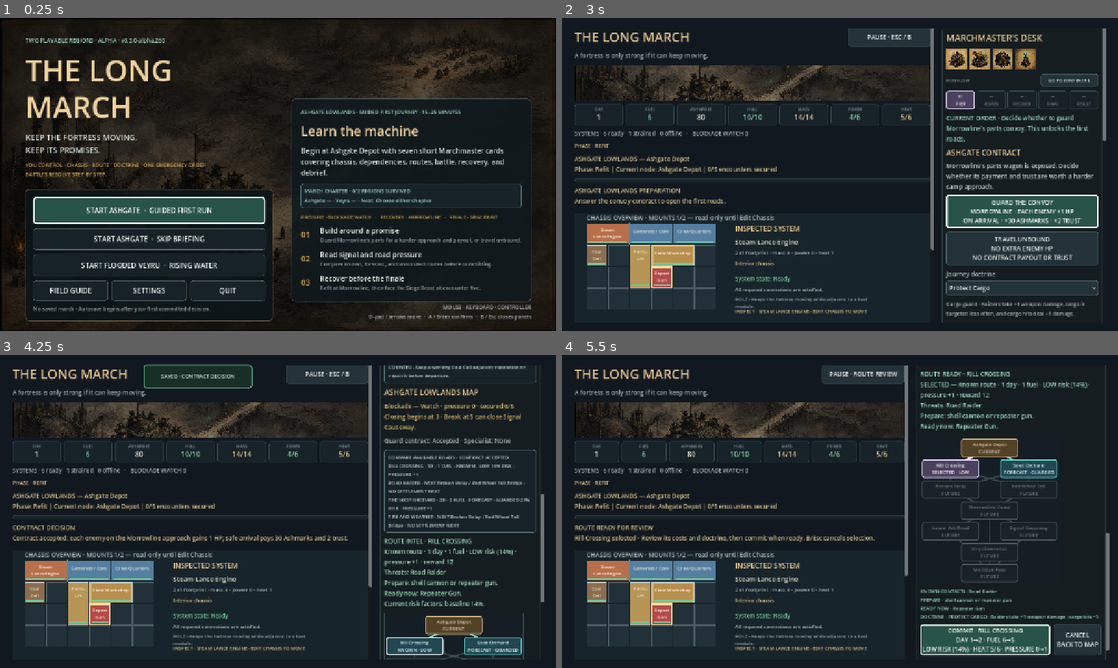
Above: before the commit, frames 1-4 (two rows, left to right).
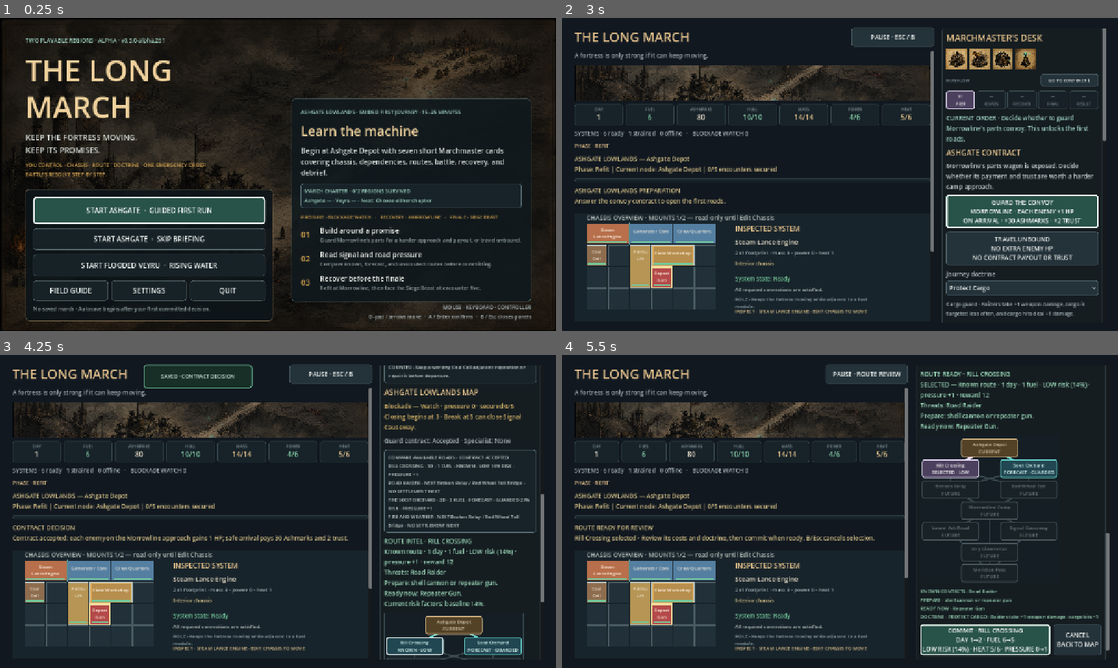
Above: after the commit, the same moments.

Repository: raphaelroshan/the-long-march
Game: Godot game, scene res://scenes/App.tscn
The game is run twice, just before and just after one commit, with the same random seed, the same clock (stepped at 60 frames per second) and the same inputs.
Inputs:
- Up to frame 1 (0.25 s): no input
- Up to frame 2 (3 s): click "START ASHGATE · GUIDED FIRST …" at 0.5 s; click "GO TO CONTRACT ↓" at 1.25 s; click "GO TO CONTRACT ↓" at 2 s; click "SKIP FOR THIS RUN" at 2.75 s
- Up to frame 3 (4.25 s): click "GUARD THE CONVOY MORROWLINE ·…" at 3.5 s
- Up to frame 4 (5.5 s): click "Rill Crossing KNOWN · LOW" at 4.25 s; click "Rill Crossing SELECTED · LOW" at 5 s

The runs differ from the first frame. In frame 1, less than 0.1% of the frame differs, in the area x 29-30%, y 6-8%; in frame 2, 0.2%; in frame 3, 0.2%; in frame 4, 0.2%, in the area x 46-63%, y 3-72%.

Commit message:
fix: keep pause visible during stage scrolling
Separate the stage header from scrolling evidence so chassis focus cannot hide the pointer-accessible session control.

Diff:
--- a/project.godot
+++ b/project.godot
@@ -4,7 +4,7 @@
 
 [application]
 config/name="The Long March"
-config/version="0.3.0-alpha.260"
+config/version="0.3.0-alpha.261"
 run/main_scene="res://scenes/App.tscn"
 config/features=PackedStringArray("4.4", "GL Compatibility")
 
--- a/src/ui/main.gd
+++ b/src/ui/main.gd
@@ -542,21 +542,16 @@
 	columns.add_theme_constant_override("separation", 18)
 	margin.add_child(columns)
 
-	left_scroll = ScrollContainer.new()
-	left_scroll.size_flags_horizontal = Control.SIZE_EXPAND_FILL
-	left_scroll.size_flags_vertical = Control.SIZE_EXPAND_FILL
-	left_scroll.horizontal_scroll_mode = ScrollContainer.SCROLL_MODE_DISABLED
-	columns.add_child(left_scroll)
-
-	var left := VBoxContainer.new()
-	left.custom_minimum_size = Vector2(760, 760)
-	left.size_flags_horizontal = Control.SIZE_EXPAND_FILL
-	left.add_theme_constant_override("separation", 10)
-	left_scroll.add_child(left)
+	var left_column := VBoxContainer.new()
+	left_column.custom_minimum_size = Vector2(760, 0)
+	left_column.size_flags_horizontal = Control.SIZE_EXPAND_FILL
+	left_column.size_flags_vertical = Control.SIZE_EXPAND_FILL
+	left_column.add_theme_constant_override("separation", 10)
+	columns.add_child(left_column)
 
 	var header := HBoxContainer.new()
 	header.add_theme_constant_override("separation", 12)
-	left.add_child(header)
+	left_column.add_child(header)
 	var title := Label.new()
 	title.text = "THE LONG MARCH"
 	title.size_flags_horizontal = Control.SIZE_EXPAND_FILL
@@ -569,6 +564,18 @@
 	pause_button.tooltip_text = "Pause the march to save, review the briefing, change settings, restart, or return to the title."
 	pause_button.pressed.connect(func() -> void: pause_requested.emit())
 	header.add_child(pause_button)
+
+	left_scroll = ScrollContainer.new()
+	left_scroll.size_flags_horizontal = Control.SIZE_EXPAND_FILL
+	left_scroll.size_flags_vertical = Control.SIZE_EXPAND_FILL
+	left_scroll.horizontal_scroll_mode = ScrollContainer.SCROLL_MODE_DISABLED
+	left_column.add_child(left_scroll)
+
+	var left := VBoxContainer.new()
+	left.custom_minimum_size = Vector2(760, 0)
+	left.size_flags_horizontal = Control.SIZE_EXPAND_FILL
+	left.add_theme_constant_override("separation", 10)
+	left_scroll.add_child(left)
 
 	subtitle_label = Label.new()
 	subtitle_label.text = "A fortress is only strong if it can keep moving."
@@ -2627,7 +2634,7 @@
 	var is_refit_phase := state.phase in ["refit", "settlement"]
 	var is_battle_phase := state.phase in ["battle", "final_battle"]
 	subtitle_label.visible = not is_battle_phase
-	journey_banner.visible = not is_battle_phase
+	journey_banner.visible = not is_battle_phase and state.phase != "results"
 	asset_row.visible = state.phase in ["refit", "battle", "final_battle"]
 	_refresh_run_flow_tracker()
 	results_group.visible = state.phase == "results"
--- a/tests/test_prototype_flow.gd
+++ b/tests/test_prototype_flow.gd
@@ -246,6 +246,7 @@
 	await process_frame
 	game._refresh_ui()
 	_expect(game.fortress_panel.has_focus() and game.fortress_panel.cursor_cell == game.selected_module_cell and game.fort …(241 unchanged characters)…
+	_expect(not game.left_scroll.is_ancestor_of(game.pause_button) and game.get_global_rect().encloses(game.pause_button.get_global_rect()), "active chassis editing should keep the fixed pointer-accessible Pause action outside the evidence scroll")
 	_expect(game.pause_button.text.contains("CHASSIS ACTIVE") and game.pause_button.tooltip_text.contains("leaves chassis inspection first"), "the persistent pause action should not claim that B or Escape pauses while chassis controls own cancel")
 	_expect(game.left_scroll.get_global_rect().encloses(game.fortress_panel.get_global_rect()), "entering chassis edit mode should reveal the complete grid")
 	_expect(game.fortress_panel.placement_status_text().begins_with("SELECTED") and game.fortress_panel.placement_status_text().contains("STEAM LANCE ENGINE"), "the chassis should identify the selected module under its cursor")
@@ -404,6 +405,7 @@
 	game.combat_inspect_button.pressed.emit()
 	await process_frame
 	_expect(game.fortress_panel.has_focus() and game.fortress_panel.interaction_heading().contains("CHASSIS INSPECTION") and not game.fortress_panel.interaction_heading().contains("EDIT MODE"), "the combat inspection action should enter a clearly named non-refit chassis mode")
+	_expect(game.get_global_rect().encloses(game.pause_button.get_global_rect()), "battle chassis inspection should keep the fixed pointer-accessible Pause action visible")
 	game.fortress_panel.cursor_cell = Vector2i(0, 1)
 	var battle_chassis_select := InputEventAction.new()
 	battle_chassis_select.action = "ui_accept"
@@ -788,7 +790,7 @@
 	await process_frame
 	_expect(game.state.phase == "results" and game.state.run_complete and game.state.campaign_encounters_completed == 5, "the five-encounter campaign should produce a completed run")
 	_expect(game.current_run_flow_step == 4 and game.run_flow_labels[4].text.contains("RESULT"), "the completed run should finish the stage tracker")
-	_expect(game.results_group.visible and game.results_inspect …(81 unchanged characters)… le and game.results_title_button.visible, "results should expose final chassis review, onward, replay, and return-to-title actions")
+	_expect(game.results_group.visible and game.results_inspect …(81 unchanged characters)… le and game.results_title_button.visible and not game.journey_banner.visible, "results should expose final chassis review and follow-up actions while retiring the completed journey's decorative banner")
 	_expect(game.results_heading.text == "MARCH DEBRIEF" and game.guidance_label.text.begins_with("DEBRIEF"), "the result frame should remain neutral enough to describe both successful crossings and terminal failures")
 	_expect(game.results_inspect_button.has_focus() and game.current_order_button.text == "GO TO CHASSIS REVIEW ↓" and gam …(216 unchanged characters)…
 	_expect(game.right_scroll.get_global_rect().encloses(game.results_heading.get_global_rect()) and game.right_scroll.get …(189 unchanged characters)…
@@ -798,7 +800,9 @@
 	_expect(game.results_inspect_button.has_focus(), "Go to Chassis Review should focus the debrief's first interpretation action without opening it")
 	game.results_inspect_button.pressed.emit()
 	await process_frame
+	await process_frame
 	_expect(game.fortress_panel.has_focus() and game.fortress_panel.interaction_heading().contains("CHASSIS REVIEW") and g …(584 unchanged characters)…
+	_expect(game.get_global_rect().encloses(game.pause_button.get_global_rect()) and game.left_scroll.get_global_rect().encloses(game.fortress_panel.get_global_rect()), "active final chassis review should keep both the fixed Pause action and complete inspector visible at 720p")
 	var result_chassis_select := InputEventAction.new()
 	result_chassis_select.action = "ui_accept"
 	result_chassis_select.pressed = true
--- a/tools/ci_manifest.json
+++ b/tools/ci_manifest.json
@@ -1,7 +1,7 @@
 {
   "slug": "the-long-march",
   "display_name": "The Long March",
-  "prototype_version": "0.3.0-alpha.260",
+  "prototype_version": "0.3.0-alpha.261",
   "playtest_ready": true,
   "godot_test": "res://tests/test_fortress_state.gd",
   "primary_repo": "raphaelroshan/the-long-march",
Not shown, changed: export_presets.cfg
Not shown, changed: README.md
Not shown, added: design/persistent_stage_header.md
Not shown, changed: docs/agent_feeding_guide.md
Not shown, changed: docs/agent_handoff_roadmap.md
Not shown, changed: docs/decision_log.md
Not shown, changed: docs/internal_test_release.md
Not shown, changed: docs/playtest_guide.md
